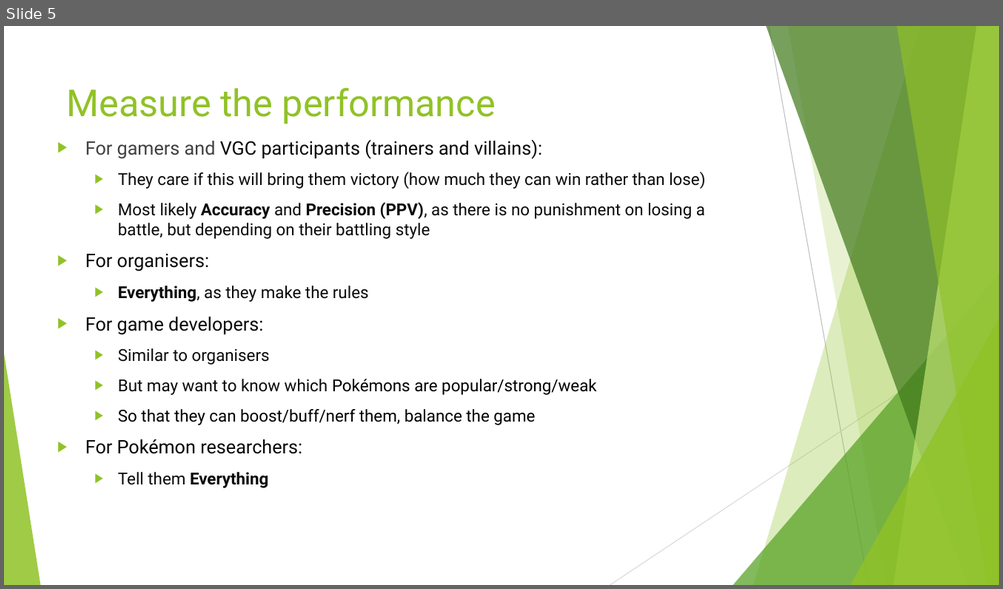
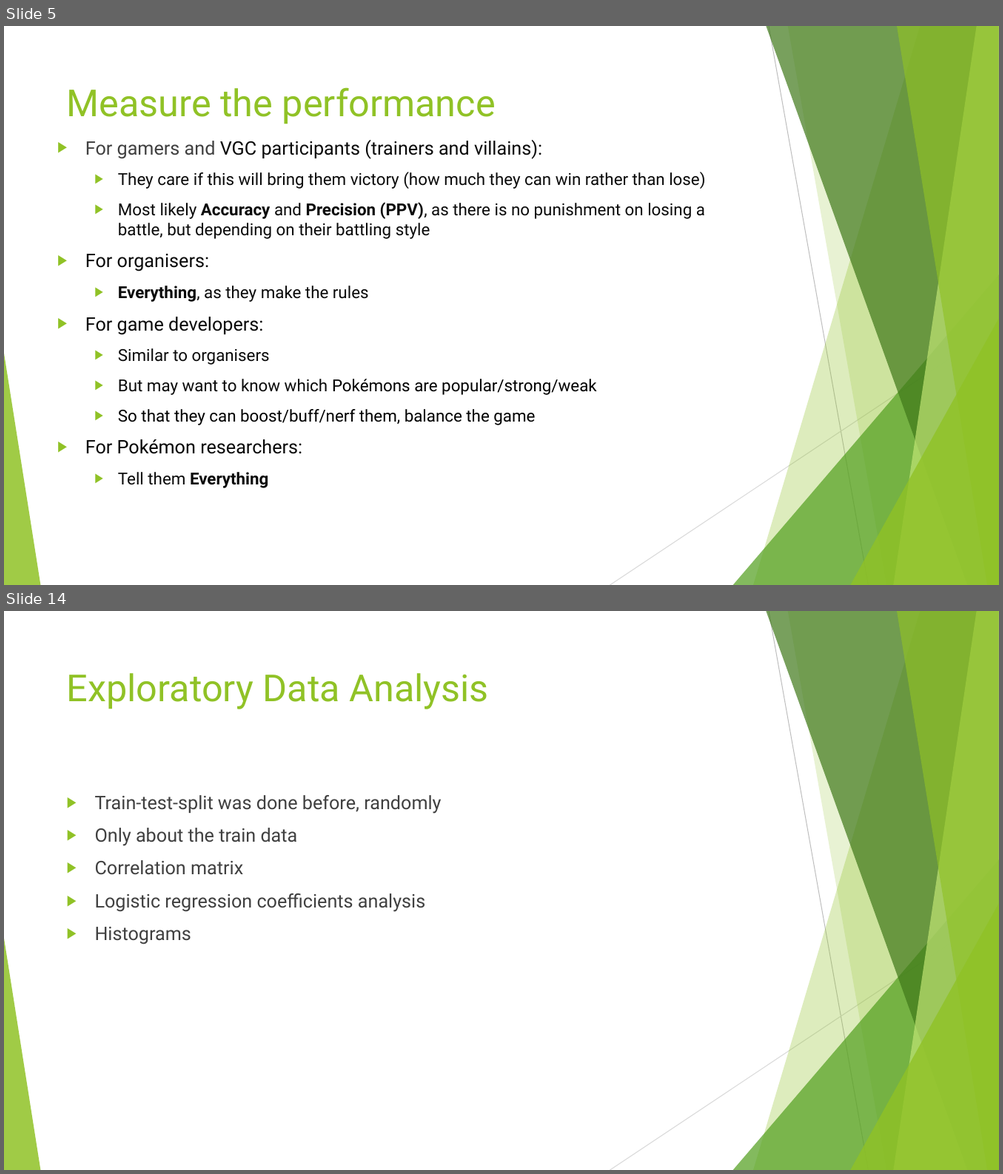
Before and after one commit to jackyman1997/pokemon, a slide deck: 3. classfier/classifier.pptx. Shown one above the other, each under a label of ours: slide 5 before the commit, slides 5 and 14 after it; the slides between them are not shown. The pictures are 1003x589 and 1003x1174 pixels, drawn with LibreOffice and Linux fonts; fonts in the diff are those of the drawing. Boxes give left, top, right and bottom in pixels: in the first picture for what was removed or moved away, otherwise in the second. Text is boxed around its words. In the diff, an @@ line names an element or a change of style, - is before the commit and + after.

```diff
--- a/3. classfier/classifier.pptx
+++ b/3. classfier/classifier.pptx
@@ slide 14 added at (4, 611, 999, 1170), background #FFFFFF; not listed: 10 template elements that a slide beside it also shows @@
@@ title added at (67, 673, 488, 709), 36 pt, text #90C226 @@
+Exploratory Data Analysis
@@ text added at (95, 795, 441, 945), 18 pt, text #404040 @@
+▶ Train-test-split was done before, randomly
+▶ Only about the train data
+▶ Correlation matrix
+▶ Logistic regression coefficients analysis
+▶ Histograms
```
Also in this commit, not shown: 3 slides changed, 15 other slides added.
